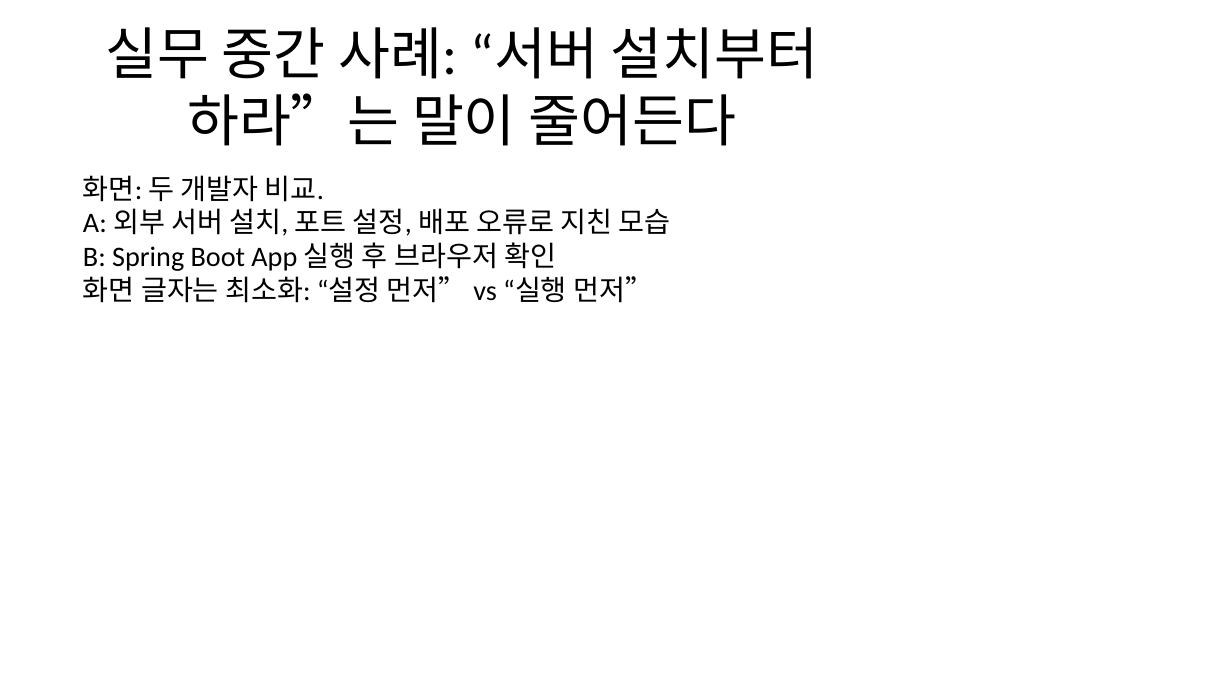
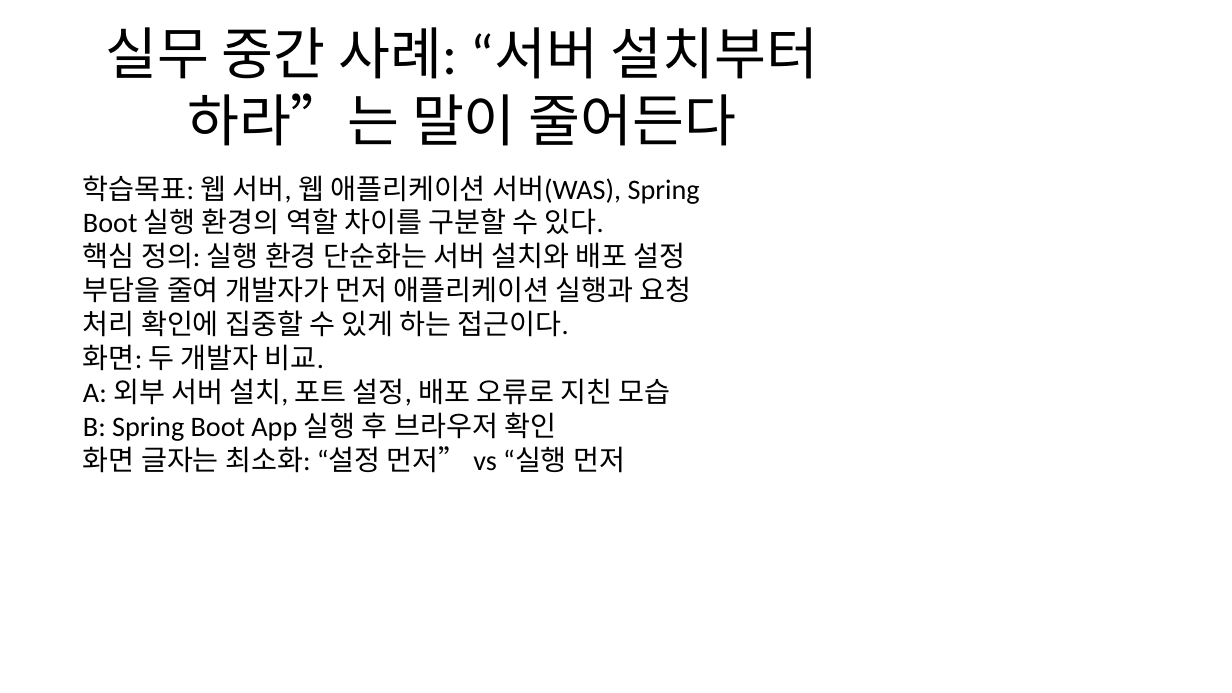
Before and after one commit to openskill-harness/lecture-workflow, a slide deck: slide 12 of courses/spring-boot-basic/pptx/ch01.pptx. Drawn at 1232x693 pixels with LibreOffice and Linux fonts; fonts in the diff are those of the drawing. Boxes give left, top, right and bottom in pixels: in the first picture for what was removed or moved away, otherwise in the second. Text is boxed around its words. In the diff, an @@ line names an element or a change of style, - is before the commit and + after.

```diff
--- a/courses/spring-boot-basic/pptx/ch01.pptx
+++ b/courses/spring-boot-basic/pptx/ch01.pptx
@@ text at [83,175,700,337]: paragraphs added @@
+학습목표: 웹 서버, 웹 애플리케이션 서버(WAS), Spring Boot 실행 환경의 역할 차이를 구분할 수 있다.
+핵심 정의: 실행 환경 단순화는 서버 설치와 배포 설정 부담을 줄여 개발자가 먼저 애플리케이션 실행과 요청 처리 확인에 집중할 수 있게 하는 접근이다.
@@ text at [83,446,625,473]: text changed @@
-화면 글자는 최소화: “설정 먼저” vs “실행 먼저”
+화면 글자는 최소화: “설정 먼저” vs “실행 먼저
```
Also in this commit, not shown: 25 other slides changed, 24 other files.
